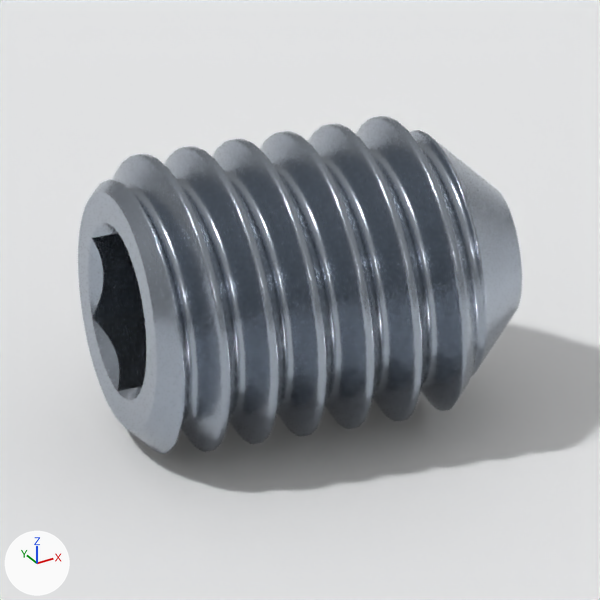
Renders of the Blender file navigation_oobb/hardware/screw/grub/hex_head/stainless_steel/m3_diameter/4_mm_length/three_d_model/studio.blend from each side of a commit.
Before and after are seen from the file's camera 'product camera'. The lights are fixed; the arrows at lower left show +X, +Y and +Z. The first picture is the older version.

The older version as bpy lines, for what is in view:
```python
me_display_screw = bpy.data.meshes.new('display screw')
me_display_screw.from_pydata(...)  # 762 vertices, 1000 faces; spans x -0.5..0.5, y -0.5..0.5, z 0.0..1.333
me_display_screw.materials.append(mat_satin_steel)
me_full_screw = bpy.data.meshes.new('full screw')
me_full_screw.from_pydata(...)  # 25907 vertices, 50514 faces; spans x -0.5..0.5, y -0.5..0.5, z 0.0..1.333
me_full_screw.materials.append(mat_satin_steel)
me_product_seamless_floor = bpy.data.meshes.new('product seamless floor')
me_product_seamless_floor.from_pydata([(-300.0, -300.0, 0.0), (300.0, -300.0, 0.0), (300.0, 300.0, 0.0), (-300.0, 300.0, 0.0)], [], [(0, 1, 2, 3)])
me_product_seamless_floor.materials.append(mat_product_matte_white)  # white #edeef0
ob_product_display = bpy.data.objects.new('product display', me_display_screw)
ob_product_display.location = (0.0, 0.0, 0.5)
ob_product_display.rotation_euler = (-0.209, -1.571, 0.0)  # degrees (-12, -90, 0)
ob_product_display.hide_viewport = True
ob_product_full = bpy.data.objects.new('product full', me_full_screw)
ob_product_full.location = (0.0, 0.0, 0.5)
ob_product_full.rotation_euler = (-0.209, -1.571, 0.0)  # degrees (-12, -90, 0)
ob_product_seamless_floor = bpy.data.objects.new('product seamless floor', me_product_seamless_floor)
ob_product_seamless_floor.location = (0.0, 0.0, 0.0)
```
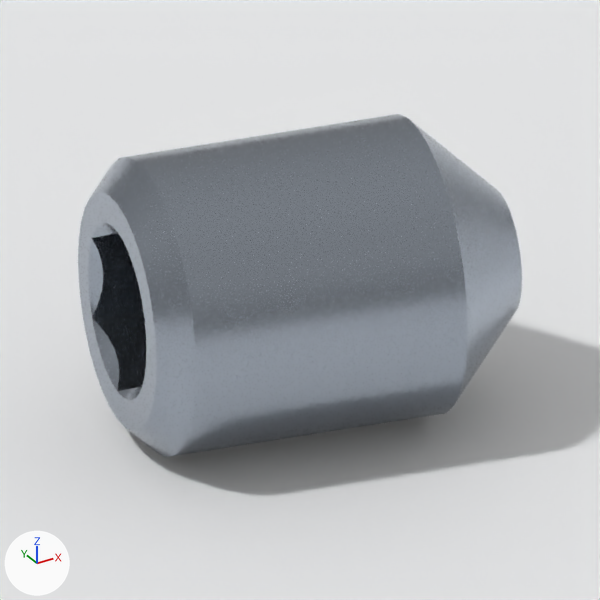
Boxes [x1, y1, x2, y2] around the edits, measured in the pictures (600 x 600 px):
'product display', shown
    after: [78, 114, 522, 457]
'product full', hidden
    before: [78, 116, 522, 454]

The change, as a list of edits to the scene's bpy script:
```text
Change ob_product_full:
    add ob_product_full.hide_viewport = True
Change ob_product_display:
    remove ob_product_display.hide_viewport = True
```
